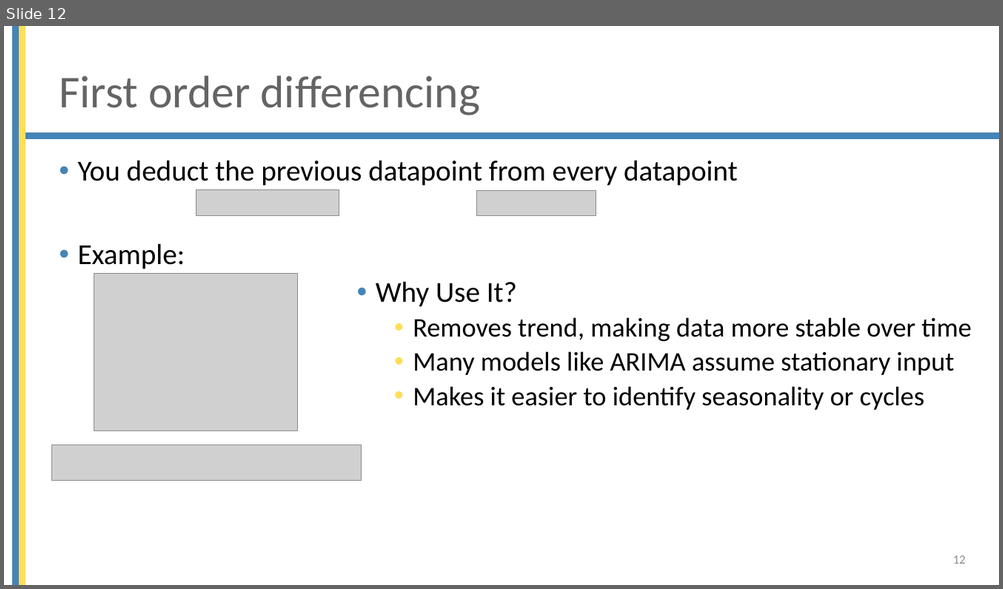
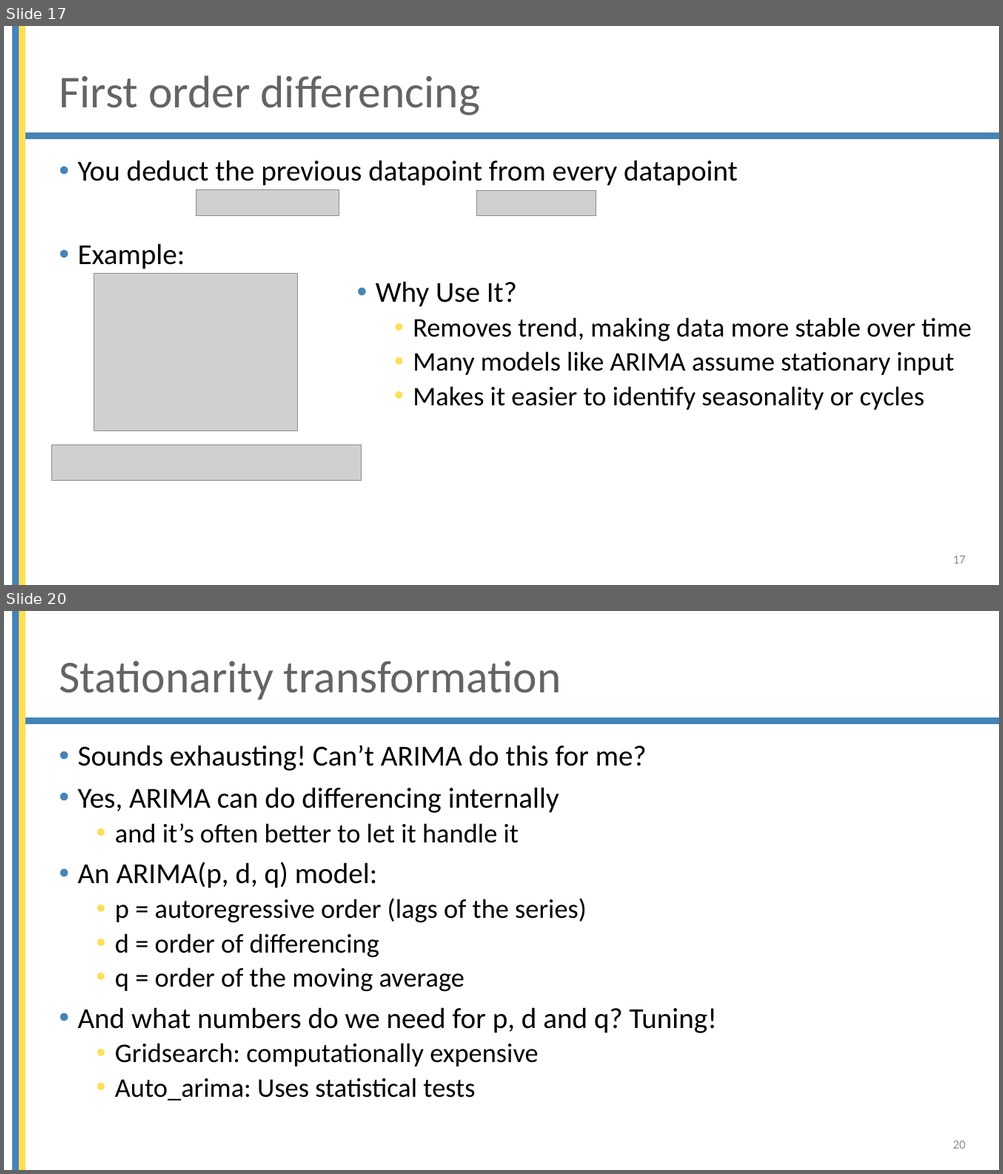
Before and after one commit to mjochen/Cello_AI, a slide deck: ppts/8 - Time series.pptx. Shown one above the other, each under a label of ours: slide 12 before the commit, slides 17 and 20 after it; the slides between them are not shown. The pictures are 1003x589 and 1003x1174 pixels, drawn with LibreOffice and Linux fonts; fonts in the diff are those of the drawing; grey boxes stand for pictures; background and template pictures are left out. Boxes give left, top, right and bottom in pixels: in the first picture for what was removed or moved away, otherwise in the second. Text is boxed around its words. In the diff, an @@ line names an element or a change of style, - is before the commit and + after.

```diff
--- a/ppts/8 - Time series.pptx
+++ b/ppts/8 - Time series.pptx
@@ slide 20 added at box(4, 611, 999, 1170), background #FFFFFF; not listed: 3 template elements that a slide beside it also shows @@
@@ title added at box(59, 661, 561, 700), 44 pt, text #646464 @@
+Stationarity transformation
@@ text added at box(78, 745, 717, 1101), 26 pt, text #000000 @@
+• Sounds exhausting! Can’t ARIMA do this for me?
+• Yes, ARIMA can do differencing internally
+  • and it’s often better to let it handle it
+• An ARIMA(p, d, q) model:
+  • p = autoregressive order (lags of the series)
+  • d = order of differencing
+  • q = order of the moving average
+• And what numbers do we need for p, d and q? Tuning!
+  • Gridsearch: computationally expensive
+  • Auto_arima: Uses statistical tests
@@ page number added at box(953, 1141, 965, 1149), 12 pt, text #8C8C8C @@
+20
@@ what was slide 12 is now slide 17 @@
@@ page number at box(953, 556, 965, 564): text changed @@
-12
+17
```
Also in this commit, not shown: 16 other slides added, 1 slide removed, 9 other files.
